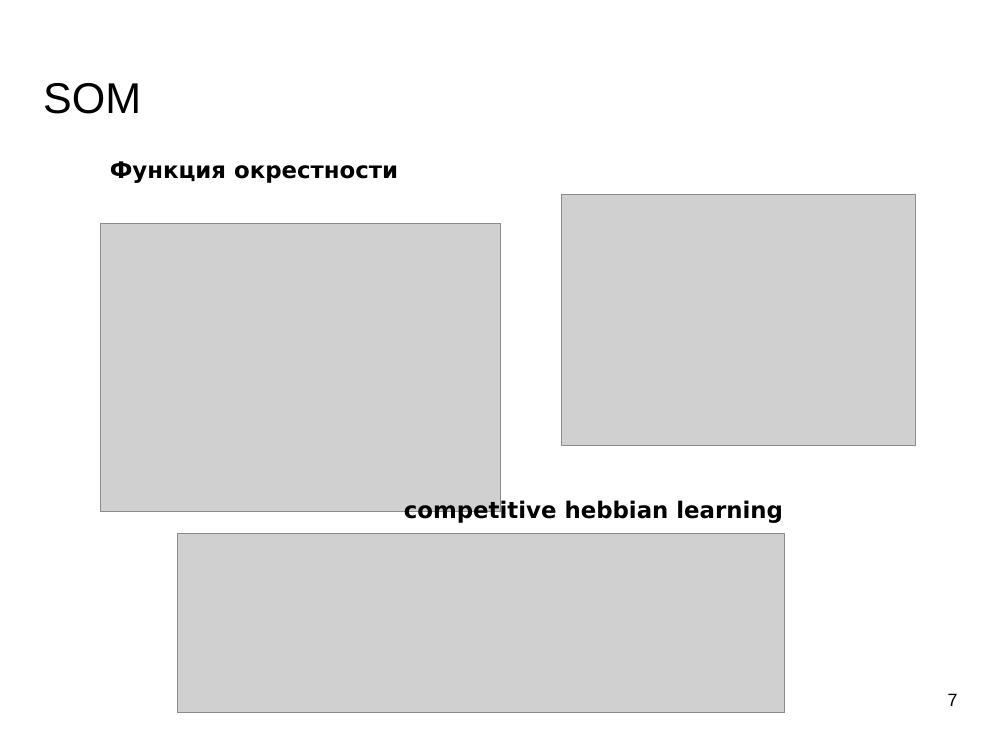
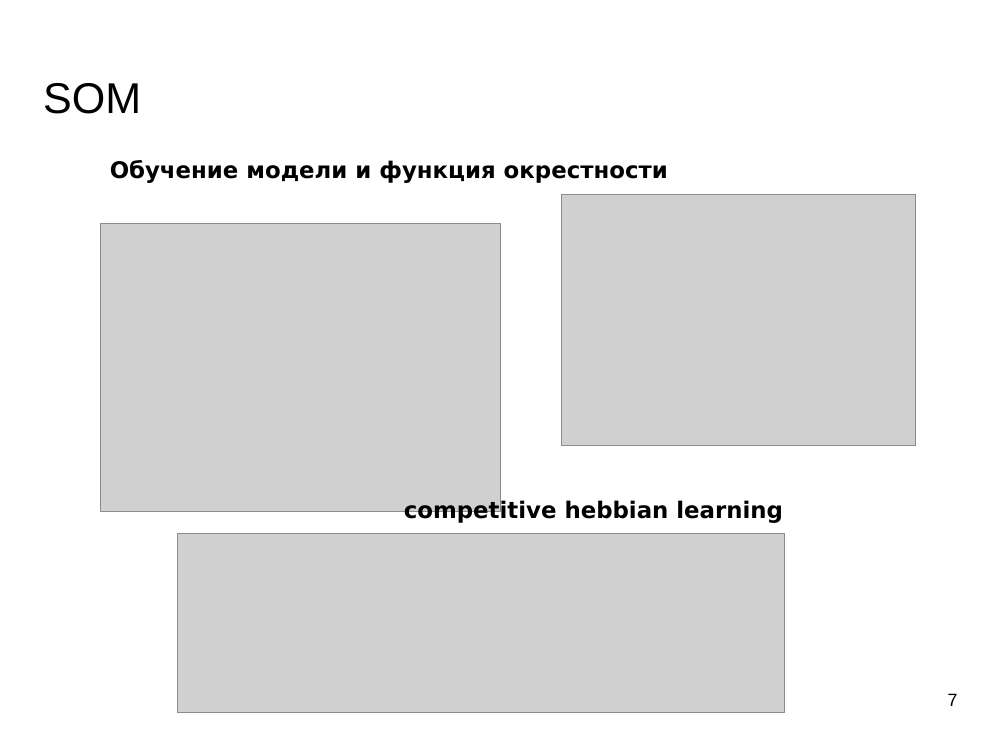
Before and after one commit to mechanoid5/ml_lectorium_legacy, a slide deck: slide 7 of 19-kohonen-som.odp. Drawn at 1008x756 pixels with LibreOffice and Linux fonts; fonts in the diff are those of the drawing; grey boxes stand for pictures; background and template pictures are left out. Boxes give left, top, right and bottom in pixels: in the first picture for what was removed or moved away, otherwise in the second. Text is boxed around its words. In the diff, an @@ line names an element or a change of style, - is before the commit and + after.

```diff
--- a/19-kohonen-som.odp
+++ b/19-kohonen-som.odp
@@ text at box(110, 160, 668, 183): text changed @@
-Функция окрестности
+Обучение модели и функция окрестности
```
Also in this commit, not shown: 21 other files.
